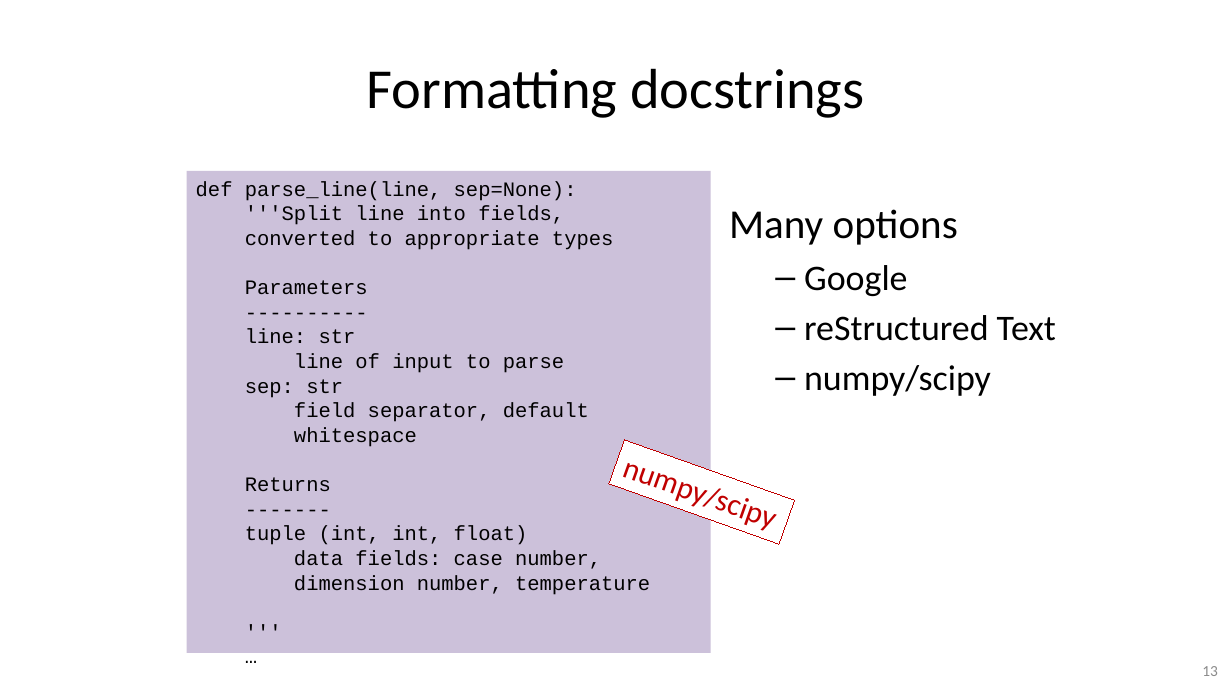
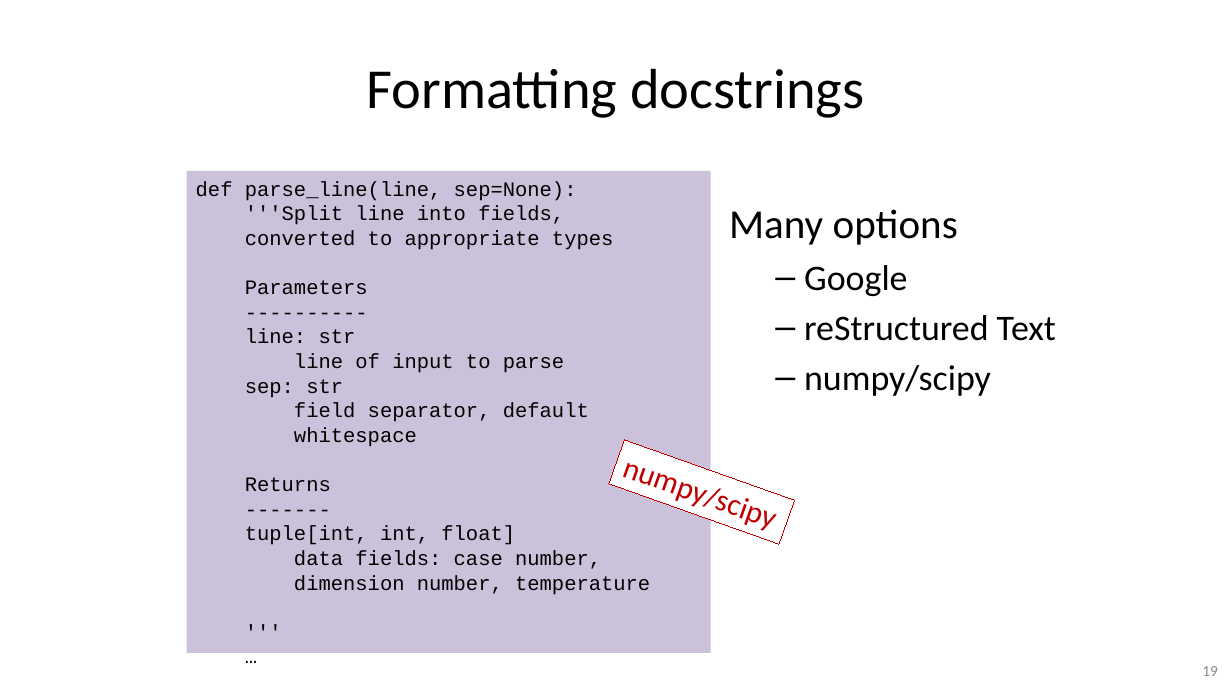
Before and after one commit to gjbex/Python-software-engineering, a slide deck: slide 19 of python_software_engineering.pptx (slide 13 before the commit). Drawn at 1232x693 pixels with LibreOffice and Linux fonts; fonts in the diff are those of the drawing. Boxes give left, top, right and bottom in pixels: in the first picture for what was removed or moved away, otherwise in the second. Text is boxed around its words. In the diff, an @@ line names an element or a change of style, - is before the commit and + after.

```diff
--- a/python_software_engineering.pptx
+++ b/python_software_engineering.pptx
@@ text in rectangle at box(245, 526, 515, 545): text changed @@
-tuple (int, int, float)
+tuple[int, int, float]
@@ page number at box(1202, 666, 1218, 676): text changed @@
-13
+19
```
Also in this commit, not shown: 2 other slides changed, 7 slides added.
